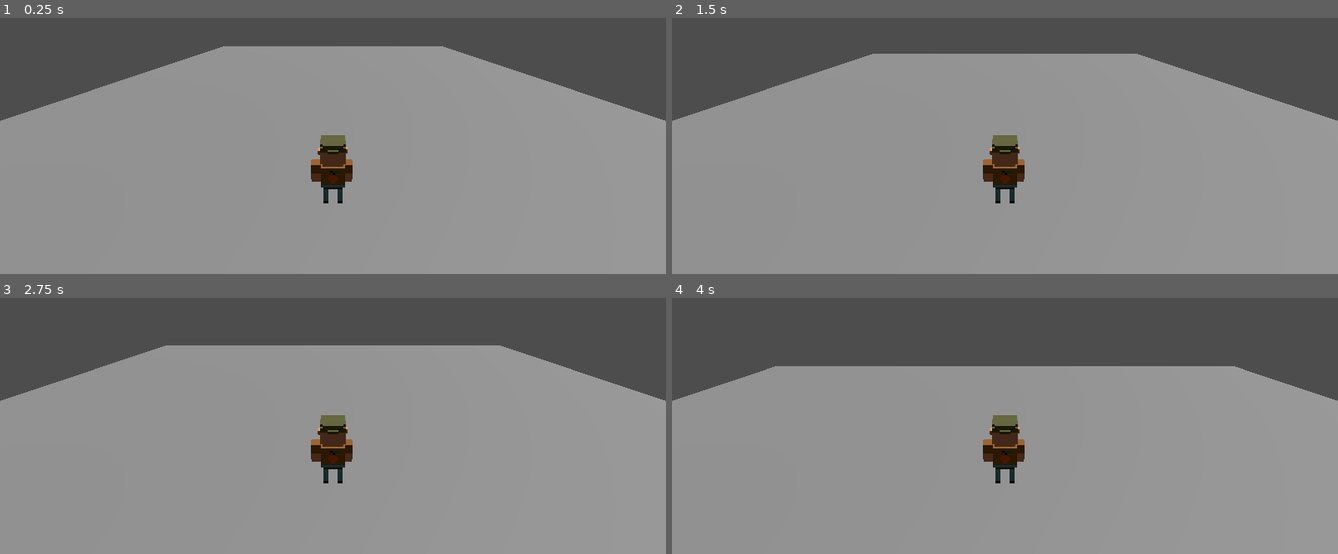
Above: before the commit, frames 1-4 (two rows, left to right).
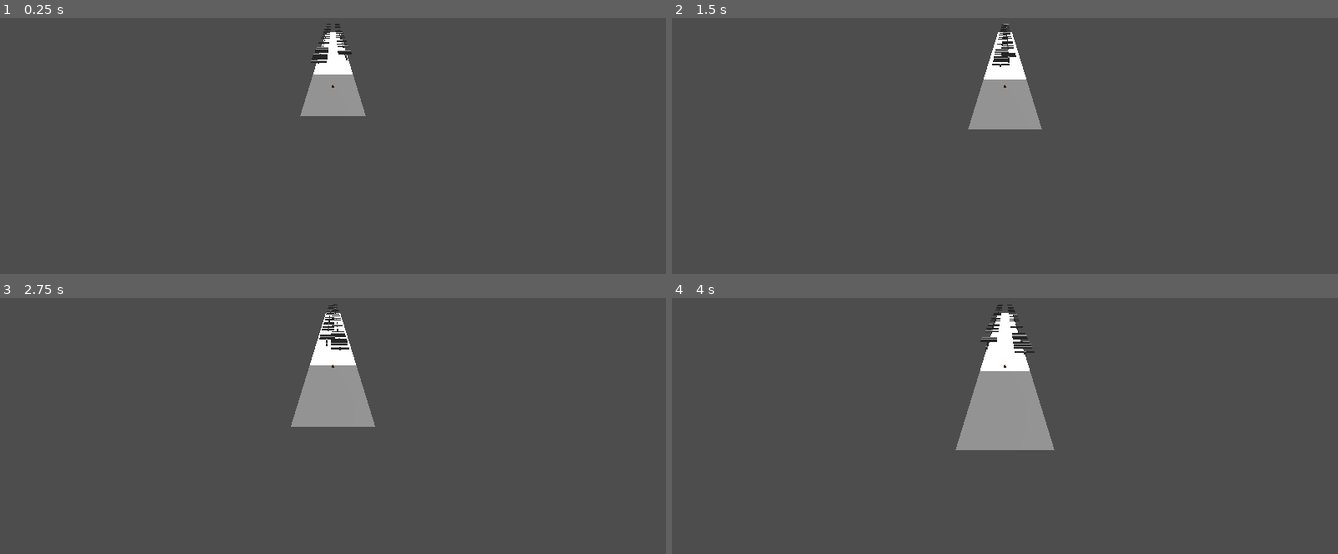
Above: after the commit, the same moments.

Repository: g-h-o-s-t-studio/across-the-roads
Game: Godot game, scene res://Levels/Main.tscn
The game is run twice, just before and just after one commit, with the same random seed, the same clock (stepped at 60 frames per second) and the same inputs.
Inputs:
- Up to frame 1 (0.25 s): no input
- Up to frame 2 (1.5 s): tap Enter (ui_accept) at 0.5, 0.77 s; hold Right (ui_right) 0.53-1.28 s; hold Down (ui_down) from 1.28 s (still down)
- Up to frame 3 (2.75 s): tap Enter (ui_accept) at 1.52 s; release Down (ui_down) at 2.03 s; hold Right (ui_right) from 2.03 s (still down)
- Up to frame 4 (4 s): release Right (ui_right) at 2.78 s; hold Up (ui_up) 2.78-3.53 s; tap Enter (ui_accept) at 3.02, 3.77 s; hold Left (ui_left) from 3.53 s (still down)

The runs differ from the first frame. In frame 1, 78% of the frame differs, in the area x 0-100%, y 2-100%; in frame 2, 77%; in frame 3, 74%; in frame 4, 70%.

Commit message:
Fix level endless generation

Diff:
--- a/Levels/GameController.gd
+++ b/Levels/GameController.gd
@@ -1,26 +1,29 @@
 extends Node
 
-const TILE_SCENE = preload("res://Levels/Shared/Tile.tscn")
-var tiles = []
+const MAP_SIZE: int = 5
+const TILE_SIZE: int = 50
+const TILE_SCENE: PackedScene = preload("res://Levels/Shared/Tile.tscn")
+var number_tiles: int = 1
+var tiles: Array[Object] = []
 
-#func _ready():
-	#for i in range(5):
-	#spawn_tile()
-#
-#func _process(delta):
-	#if $Player.position.x > tiles[0].position.x + 20:
-		#despawn_tile()
-		#spawn_tile()
-#
-#
-#func spawn_tile():
-	#var new_tile = TILE_SCENE.instantiate()
-	#new_tile.position = Vector3(tiles.size() * 20, 0, 0) # Предполагаемая длина сегмента карты
-	#add_child(new_tile)
-	#tiles.append(new_tile)
-	#
-#
-#
-#func despawn_tile():
-	#tiles[0].queue_free()
-	#tiles.remove(0)
+func _ready() -> void:
+	for i in range(MAP_SIZE):
+		spawn_tile()
+
+
+func _process(_delta: float) -> void:
+	if $Player.position.x > tiles[0].position.x + TILE_SIZE:
+		despawn_tile()
+		spawn_tile()
+
+
+func spawn_tile() -> void:
+	var new_tile: Object = TILE_SCENE.instantiate()
+	new_tile.position = Vector3(number_tiles * TILE_SIZE, 0, 0)
+	number_tiles += 1
+	add_child(new_tile)
+	tiles.append(new_tile)
+
+
+func despawn_tile() -> void:
+	tiles.pop_front().queue_free()
--- a/Levels/Main.tscn
+++ b/Levels/Main.tscn
@@ -3,24 +3,16 @@
 [ext_resource type="PackedScene" uid="uid://dh1bb3th24xv" path="res://Levels/Player.tscn" id="1_nf7dx"]
 [ext_resource type="Script" path="res://Levels/GameController.gd" id="1_ucyh3"]
 
-[sub_resource type="BoxShape3D" id="BoxShape3D_s6j48"]
-size = Vector3(60, 0, 30)
+[sub_resource type="Environment" id="Environment_rdvni"]
 
-[sub_resource type="PlaneMesh" id="PlaneMesh_xf748"]
-size = Vector2(60, 30)
+[sub_resource type="BoxShape3D" id="BoxShape3D_bd5u8"]
+size = Vector3(50, 0, 20)
 
-[sub_resource type="Environment" id="Environment_rdvni"]
+[sub_resource type="PlaneMesh" id="PlaneMesh_oirqd"]
+size = Vector2(50, 20)
 
 [node name="Main" type="Node"]
 script = ExtResource("1_ucyh3")
-
-[node name="Ground" type="StaticBody3D" parent="."]
-
-[node name="CollisionShape3D" type="CollisionShape3D" parent="Ground"]
-shape = SubResource("BoxShape3D_s6j48")
-
-[node name="MeshInstance3D" type="MeshInstance3D" parent="Ground"]
-mesh = SubResource("PlaneMesh_xf748")
 
 [node name="Player" parent="." instance=ExtResource("1_nf7dx")]
 transform = Transform3D(-4.37114e-08, 0, -1, 0, 1, 0, 1, 0, -4.37114e-08, 0, 0, 0)
@@ -30,3 +22,11 @@
 
 [node name="WorldEnvironment" type="WorldEnvironment" parent="."]
 environment = SubResource("Environment_rdvni")
+
+[node name="Ground" type="StaticBody3D" parent="."]
+
+[node name="CollisionShape3D" type="CollisionShape3D" parent="Ground"]
+shape = SubResource("BoxShape3D_bd5u8")
+
+[node name="MeshInstance3D" type="MeshInstance3D" parent="Ground"]
+mesh = SubResource("PlaneMesh_oirqd")
--- a/Levels/Obstacles/Square1.tscn
+++ b/Levels/Obstacles/Square1.tscn
@@ -1,8 +1,10 @@
 [gd_scene load_steps=3 format=3 uid="uid://b85pbgrla1g8w"]
 
 [sub_resource type="BoxShape3D" id="BoxShape3D_477g2"]
+size = Vector3(1, 2, 1)
 
 [sub_resource type="BoxMesh" id="BoxMesh_0cfe6"]
+size = Vector3(1, 2, 1)
 
 [node name="Square1" type="StaticBody3D"]
 
--- a/Levels/Player.tscn
+++ b/Levels/Player.tscn
@@ -18,4 +18,4 @@
 transform = Transform3D(-0.6, 0, -5.24537e-08, 0, 0.6, 0, 5.24537e-08, 0, -0.6, 0, 0, 0)
 
 [node name="Camera3D" type="Camera3D" parent="."]
-transform = Transform3D(1, 0, 0, 0, 0.952662, 0.304033, 0, -0.304033, 0.952662, 0, 4.78171, 5.1935)
+transform = Transform3D(1, 0, 0, 0, 0.952662, 0.304033, 0, -0.304033, 0.952662, 0, 30.9486, 94.7619)
--- a/Levels/Shared/Tile.tscn
+++ b/Levels/Shared/Tile.tscn
@@ -6,10 +6,10 @@
 
 [sub_resource type="PlaneMesh" id="PlaneMesh_77md0"]
 material = SubResource("StandardMaterial3D_ehb72")
-size = Vector2(20, 20)
+size = Vector2(50, 20)
 
 [sub_resource type="BoxShape3D" id="BoxShape3D_w1t44"]
-size = Vector3(20, 0, 20)
+size = Vector3(50, 0, 20)
 
 [node name="Node3D" type="Node3D"]
 script = ExtResource("1_i43d3")
@@ -22,3 +22,6 @@
 
 [node name="CollisionShape3D" type="CollisionShape3D" parent="Tile"]
 shape = SubResource("BoxShape3D_w1t44")
+
+[node name="RayCast3D" type="RayCast3D" parent="."]
+target_position = Vector3(0, 0, 0)
--- a/Scripts/LevelGeneration.gd
+++ /dev/null
@@ -1,11 +0,0 @@
-extends Node
-
-const PIECE = preload("res://Levels/Shared/Piece.tscn")
-var position = 20
-const PIECES_SIZE = 5
-
-func _process(delta):
-	var piece = PIECE.instantiate()
-	position += 20
-	piece.position.x = position
-	add_child(piece)
--- a/Scripts/Player.gd
+++ b/Scripts/Player.gd
@@ -1,10 +1,10 @@
 extends CharacterBody3D
 
-const SPEED = 5.0
-const JUMP_VELOCITY = 4.5
-var gravity = ProjectSettings.get_setting("physics/3d/default_gravity")
+const SPEED: float = 7.0
+const JUMP_VELOCITY: float = 4.5
+var gravity: float = ProjectSettings.get_setting("physics/3d/default_gravity")
 
-func _physics_process(delta):
+func _physics_process(delta: float) -> void:
 	if not is_on_floor():
 		velocity.y -= gravity * delta
 
@@ -12,13 +12,4 @@
 		velocity.y = JUMP_VELOCITY
 
 	position.x += SPEED * delta
-	#var input_dir = Input.get_vector("ui_left", "ui_right", "ui_up", "ui_down")
-	#var direction = (transform.basis * Vector3(input_dir.x, 0, input_dir.y)).normalized()
-	#if direction:
-		#velocity.x = direction.x * SPEED
-		#velocity.z = direction.z * SPEED
-	#else:
-		#velocity.x = move_toward(velocity.x, 0, SPEED)
-		#velocity.z = move_toward(velocity.z, 0, SPEED)
-
 	move_and_slide()
--- a/Scripts/Tile.gd
+++ b/Scripts/Tile.gd
@@ -1,42 +1,59 @@
 extends Node3D
 
-const OBSTACLES = [
+const OBSTACLES: Array[PackedScene] = [
 	preload("res://Levels/Obstacles/Square1.tscn"),
-	preload("res://Levels/Obstacles/Rectangle1.tscn")
+	preload("res://Levels/Obstacles/Rectangle1.tscn"),
 ]
-const SPAWN_DISTANCE = 20
-const OBSTACLE_SPEED = 2
-# TODO: Fix spawn distance
-func _ready():
-	var right = Node.new()
-	var left = Node.new()
-	right.name = "RightToLeftObs"
-	left.name = "LeftToRightObs"
-	add_child(right)
-	add_child(left)
-	spawn_obstacles(randi_range(3, 10))
+const OBSTACLE_SPEED: int = 5
+const MIN_AMOUNT_OBS: int = 10
+const MAX_AMOUNT_OBS: int = 25
+const MAX_OBSTACLE_POSITION: int = 30
+@onready var right_to_left: Node = Node.new()
+@onready var left_to_right: Node = Node.new()
+@onready var raycast: RayCast3D = $RayCast3D
+#
+# TODO: Fix bug with raycast
+# можно получать начальную позицию тайла по иксу и конечную их их использовать
+# в функции рандома
+#
+func _ready() -> void:
+	add_child(right_to_left)
+	add_child(left_to_right)
+	spawn_obstacles(randi_range(MIN_AMOUNT_OBS, MAX_AMOUNT_OBS))
 
 
-func spawn_obstacles(number_obstacles):
-	for i in number_obstacles:
-		var obs = OBSTACLES[randi() % OBSTACLES.size() - 1].instantiate()
-		if randi() % 2 == 0:
-			obs.position = Vector3(randf_range(position.x, position.x * 2), 0, -10)
-			$RightToLeftObs.add_child(obs)
-		else:
-			obs.position = Vector3(randf_range(position.x, position.x * 2), 0, 10)
-			$LeftToRightObs.add_child(obs)
+func get_spawn_position(z: int) -> Vector3:
+	raycast.position = Vector3(randf_range(position.x, position.x * 2), 0, z)
+	while raycast.is_colliding():
+		raycast.position = Vector3(randf_range(position.x, position.x * 2), 0, z)
+	return raycast.position
 
 
-func move_obstacle(obstacle, new_position):
-	obstacle.position.z += new_position
-	if abs(obstacle.position.z) > 30:
-			obstacle.queue_free()
+func spawn_obstacles(number_obstacles: int) -> void:
+	for i in range(number_obstacles):
+		var obs: Object = OBSTACLES[randi() % OBSTACLES.size() - 1].instantiate()
+
+		if randi() % 2 == 0:
+			obs.position = get_spawn_position(-10)
+			right_to_left.add_child(obs)
+		else:
+			obs.position = get_spawn_position(10)
+			left_to_right.add_child(obs)
 
 
-func _process(delta):
-	for obs in $RightToLeftObs.get_children():
-		move_obstacle(obs, randf_range(OBSTACLE_SPEED, OBSTACLE_SPEED * 2.5) * delta)
+func move_obstacle(obstacle: StaticBody3D, new_position: float) -> void:
+	obstacle.position.z += new_position
+	if abs(obstacle.position.z) >= MAX_OBSTACLE_POSITION:
+		if obstacle.get_parent() == right_to_left:
+			right_to_left.remove_child(obstacle)
+			left_to_right.add_child(obstacle)
+		else:
+			left_to_right.remove_child(obstacle)
+			right_to_left.add_child(obstacle)
 
-	for obs in $LeftToRightObs.get_children():
-		move_obstacle(obs, -randf_range(OBSTACLE_SPEED, OBSTACLE_SPEED * 2.5) * delta)
+func _process(delta: float) -> void:
+	for obs in right_to_left.get_children():
+		move_obstacle(obs, OBSTACLE_SPEED * delta)
+
+	for obs in left_to_right.get_children():
+		move_obstacle(obs, -OBSTACLE_SPEED * delta)
